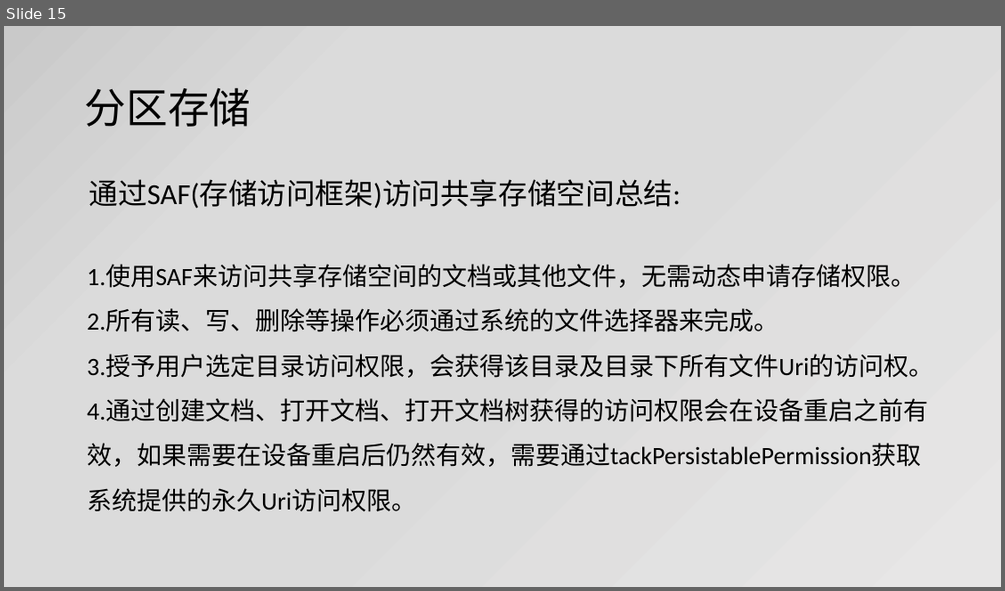
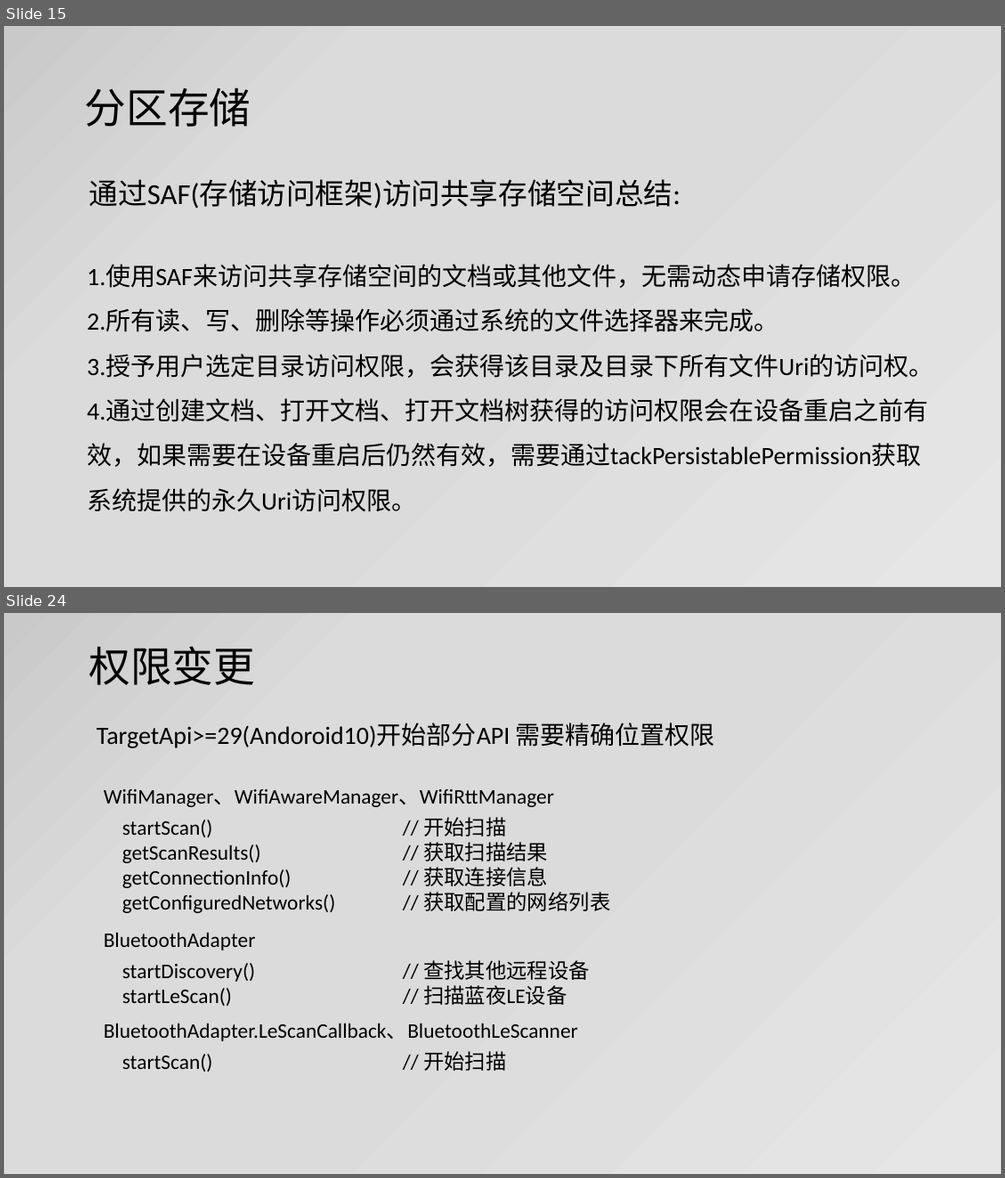
Before and after one commit to jianjunxiao/Adaptation, a slide deck: Android10、11适配.pptx. Shown one above the other, each under a label of ours: slide 15 before the commit, slides 15 and 24 after it; the slides between them are not shown. The pictures are 1005x591 and 1005x1178 pixels, drawn with LibreOffice and Linux fonts; fonts in the diff are those of the drawing. Boxes give left, top, right and bottom in pixels: in the first picture for what was removed or moved away, otherwise in the second. Text is boxed around its words. In the diff, an @@ line names an element or a change of style, - is before the commit and + after.

Commit message:
后台位置

```diff
--- a/Android10、11适配.pptx
+++ b/Android10、11适配.pptx
@@ slide 24 added at <box>4,613,1001,1174</box>, background gradient #E7E6E6 to #DBDBDB to #C9C9C9 @@
@@ title added at <box>89,646,256,685</box>, 40 pt, text #000000 @@
+权限变更
@@ text added at <box>97,722,715,748</box>, 24 pt, text #000000 @@
+TargetApi>=29(Andoroid10)开始部分API 需要精确位置权限
@@ text added at <box>104,789,610,1071</box>, 20 pt, text #000000 @@
+WifiManager、WifiAwareManager、WifiRttManager
+startScan() // 开始扫描
+getScanResults() // 获取扫描结果
+getConnectionInfo() // 获取连接信息
+getConfiguredNetworks() // 获取配置的网络列表
+BluetoothAdapter
+startDiscovery() // 查找其他远程设备
+startLeScan() // 扫描蓝夜LE设备
+BluetoothAdapter.LeScanCallback、BluetoothLeScanner
+startScan() // 开始扫描
```
Also in this commit, not shown: 3 slides changed, 8 other slides added, 12 other files.
